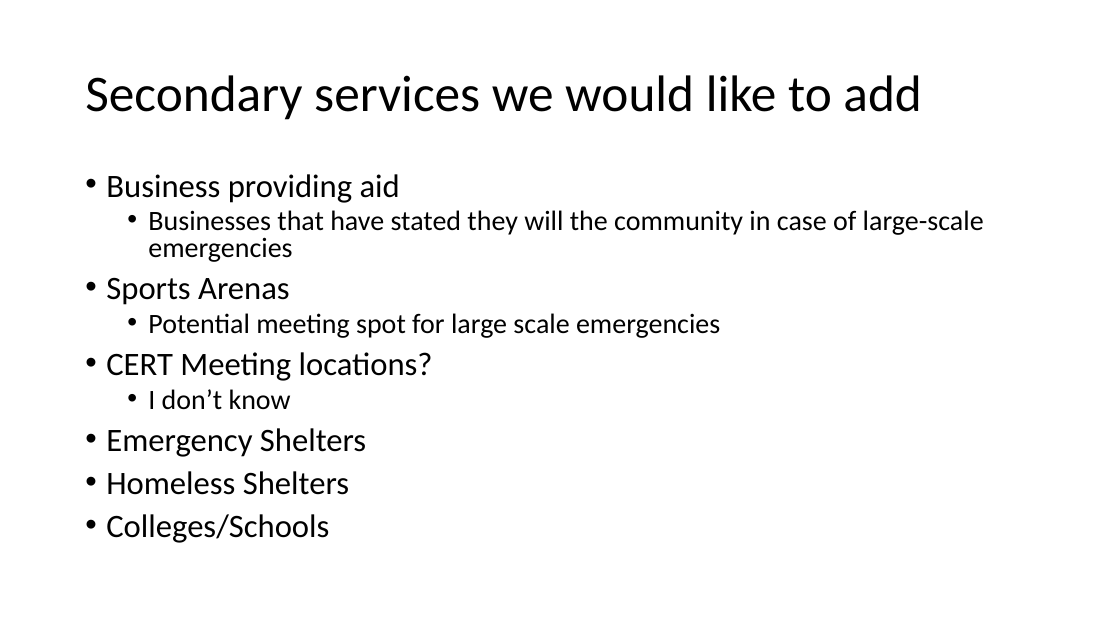
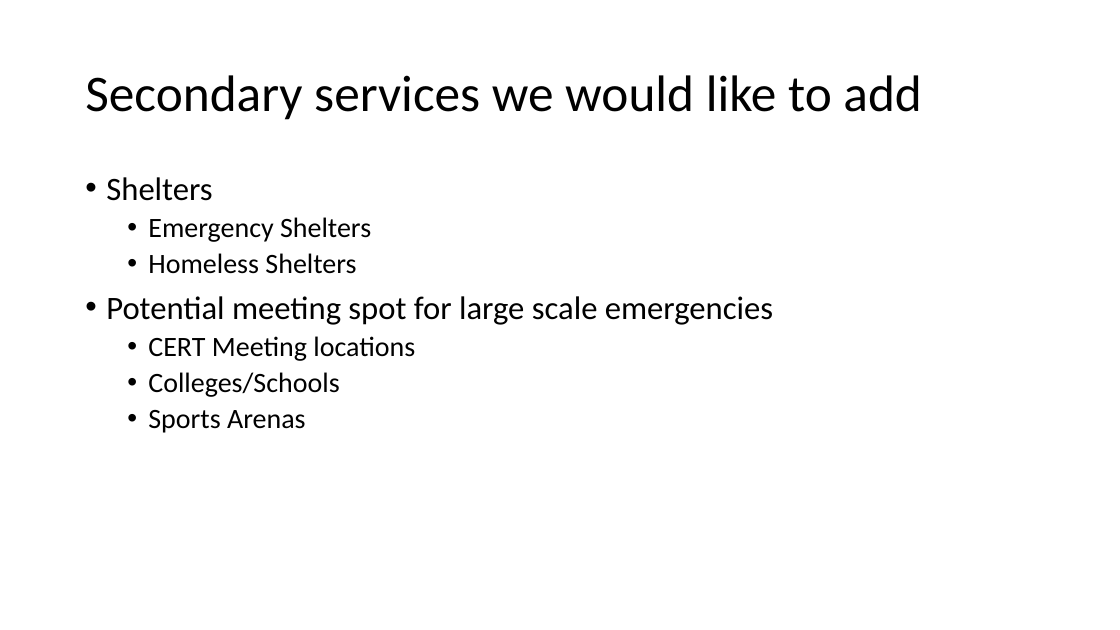
Before and after one commit to JohnPAguirre/SafetySeeds, a slide deck: slide 3 of SafetySeeds.pptx. Drawn at 1120x630 pixels with LibreOffice and Linux fonts; fonts in the diff are those of the drawing. Boxes give left, top, right and bottom in pixels: in the first picture for what was removed or moved away, otherwise in the second. Text is boxed around its words. In the diff, an @@ line names an element or a change of style, - is before the commit and + after.

```diff
--- a/SafetySeeds.pptx
+++ b/SafetySeeds.pptx
@@ text at [106,177,212,201]: text changed; size 24 to 28 pt @@
-• Business providing aid
-  • Businesses that have stated they will the community in case of large-scale emergencies
-• Sports Arenas
-  • Potential meeting spot for large scale emergencies
-• CERT Meeting locations?
-  • I don’t know
+• Shelters
@@ text at [148,217,371,397]: size 28 to 24 pt in "Emergency Shelters", "Homeless Shelters", "Colleges/Schools"; list level 1 to 2 in "Emergency Shelters"; line spacing 0.8 to 0.9; list level 1 to 2 in "Homeless Shelters"; list level 1 to 2 in "Colleges/Schools" @@
@@ text at [106,296,773,361]: paragraphs added @@
+• Potential meeting spot for large scale emergencies
+  • CERT Meeting locations
@@ text at [148,410,306,433]: paragraph added @@
+  • Sports Arenas
```
Also in this commit, not shown: 4 other slides changed.
